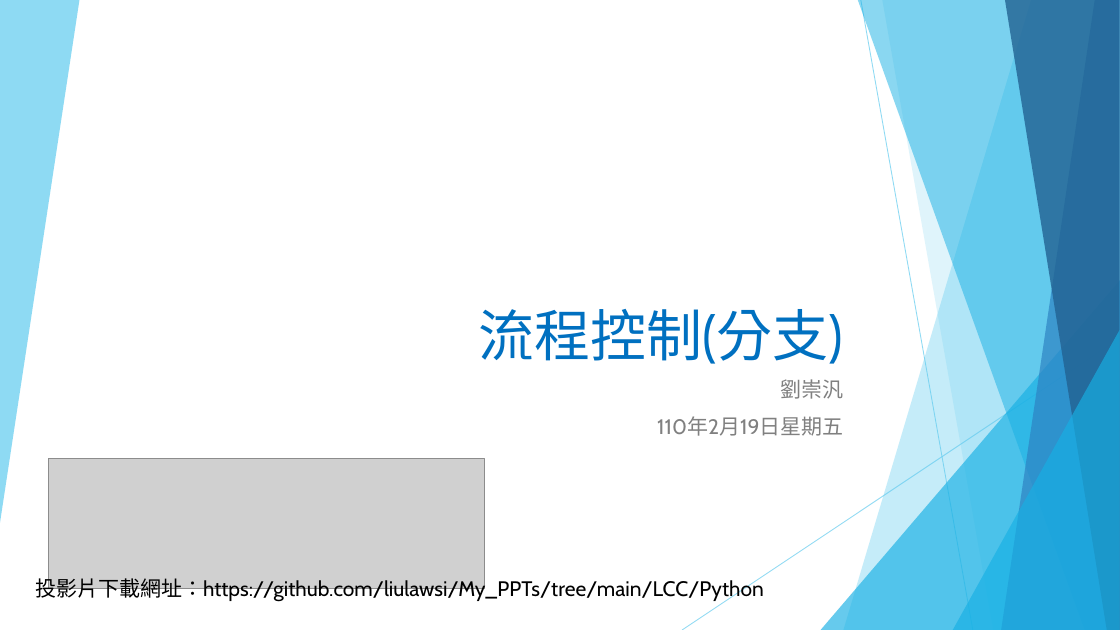
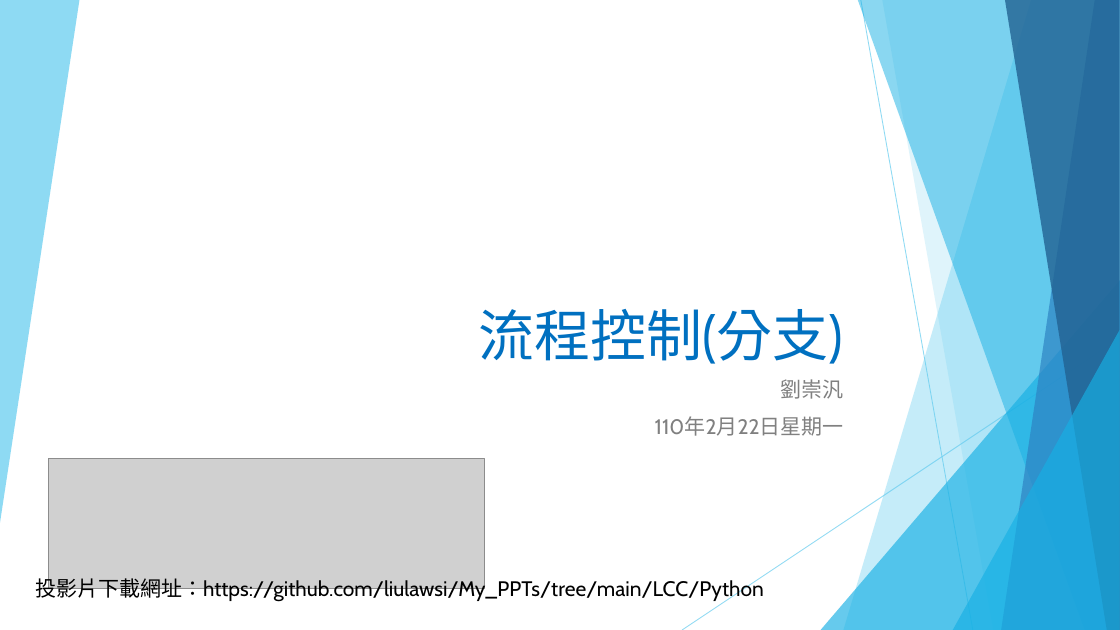
Before and after one commit to liulawsi/My_PPTs, a slide deck: slide 1 of LCC/Python/03_流程控制(分支).pptx. Drawn at 1120x630 pixels with LibreOffice and Linux fonts; fonts in the diff are those of the drawing; grey boxes stand for pictures. Boxes give left, top, right and bottom in pixels: in the first picture for what was removed or moved away, otherwise in the second. Text is boxed around its words. In the diff, an @@ line names an element or a change of style, - is before the commit and + after.

```diff
--- a/LCC/Python/03_流程控制(分支).pptx
+++ b/LCC/Python/03_流程控制(分支).pptx
@@ subtitle at [655,416,844,436]: text changed @@
-110年2月19日星期五
+110年2月22日星期一
```
Also in this commit, not shown: 2 other slides changed, 1 slide added, 6 other files.
